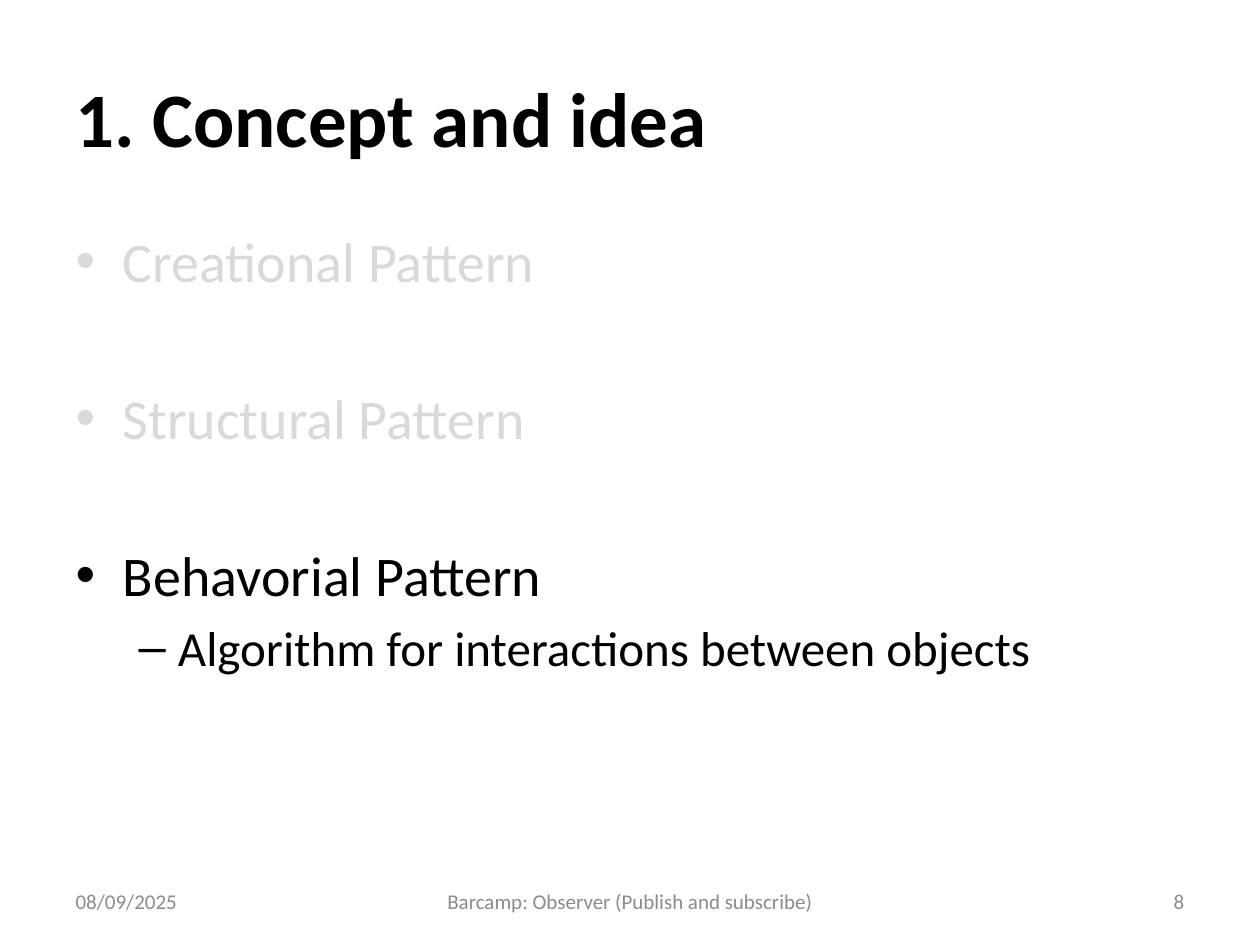
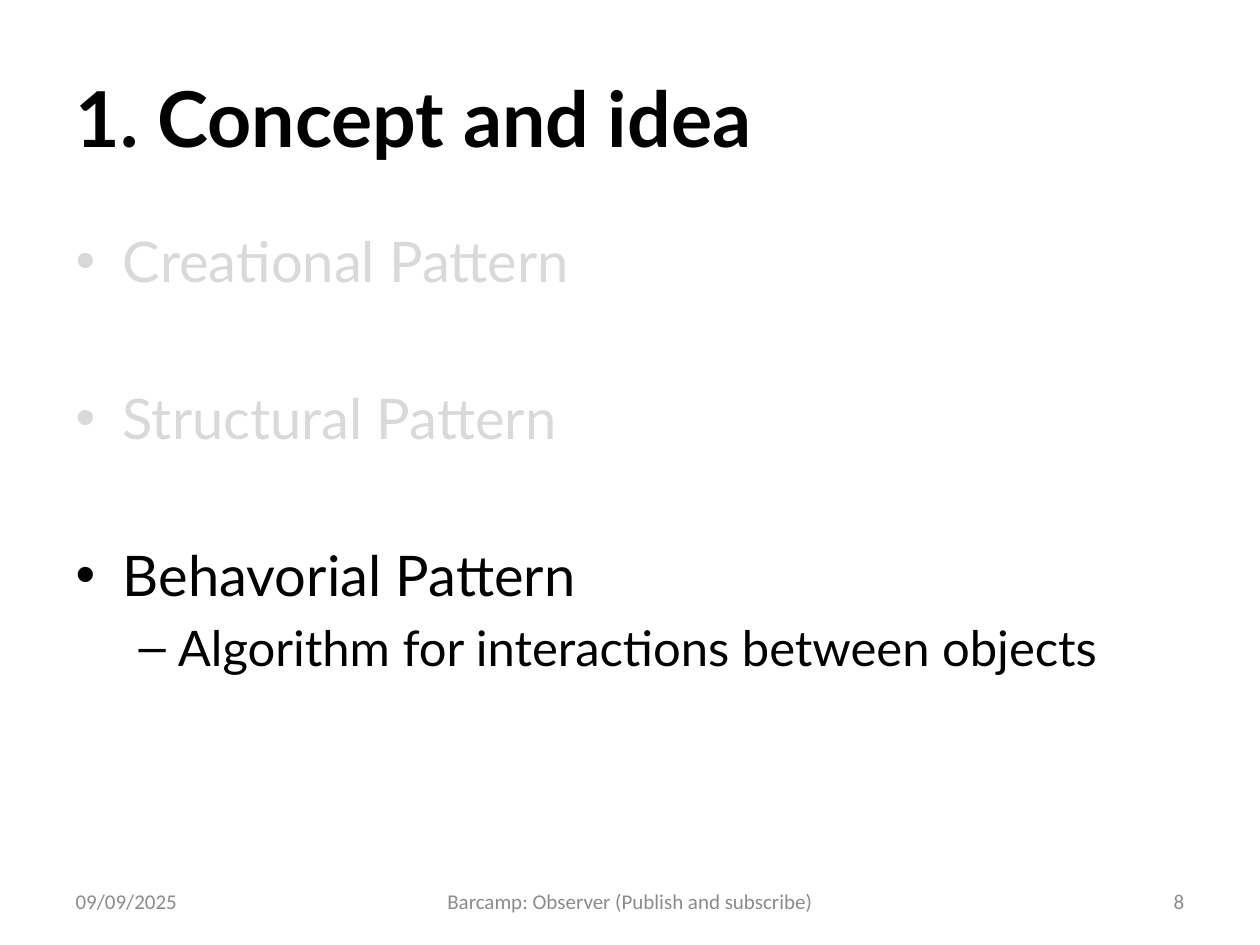
Before and after one commit to TheRealTRY1NG/Barcamp-Observer, a slide deck: slide 8 of 0-Presentation.pptx. Drawn at 1260x945 pixels with LibreOffice and Linux fonts; fonts in the diff are those of the drawing; background and template pictures are left out. Boxes give left, top, right and bottom in pixels: in the first picture for what was removed or moved away, otherwise in the second. Text is boxed around its words. In the diff, an @@ line names an element or a change of style, - is before the commit and + after.

```diff
--- a/0-Presentation.pptx
+++ b/0-Presentation.pptx
@@ title "1. Concept and idea" at (76, 89, 751, 160): font Calibri to Lato @@
@@ text "Creational Pattern" at (123, 228, 1097, 675): font Calibri to Lato @@
@@ text at (76, 894, 177, 910): text changed @@
-08/09/2025
+09/09/2025
```
Also in this commit, not shown: 16 other slides changed, 4 slides added.
